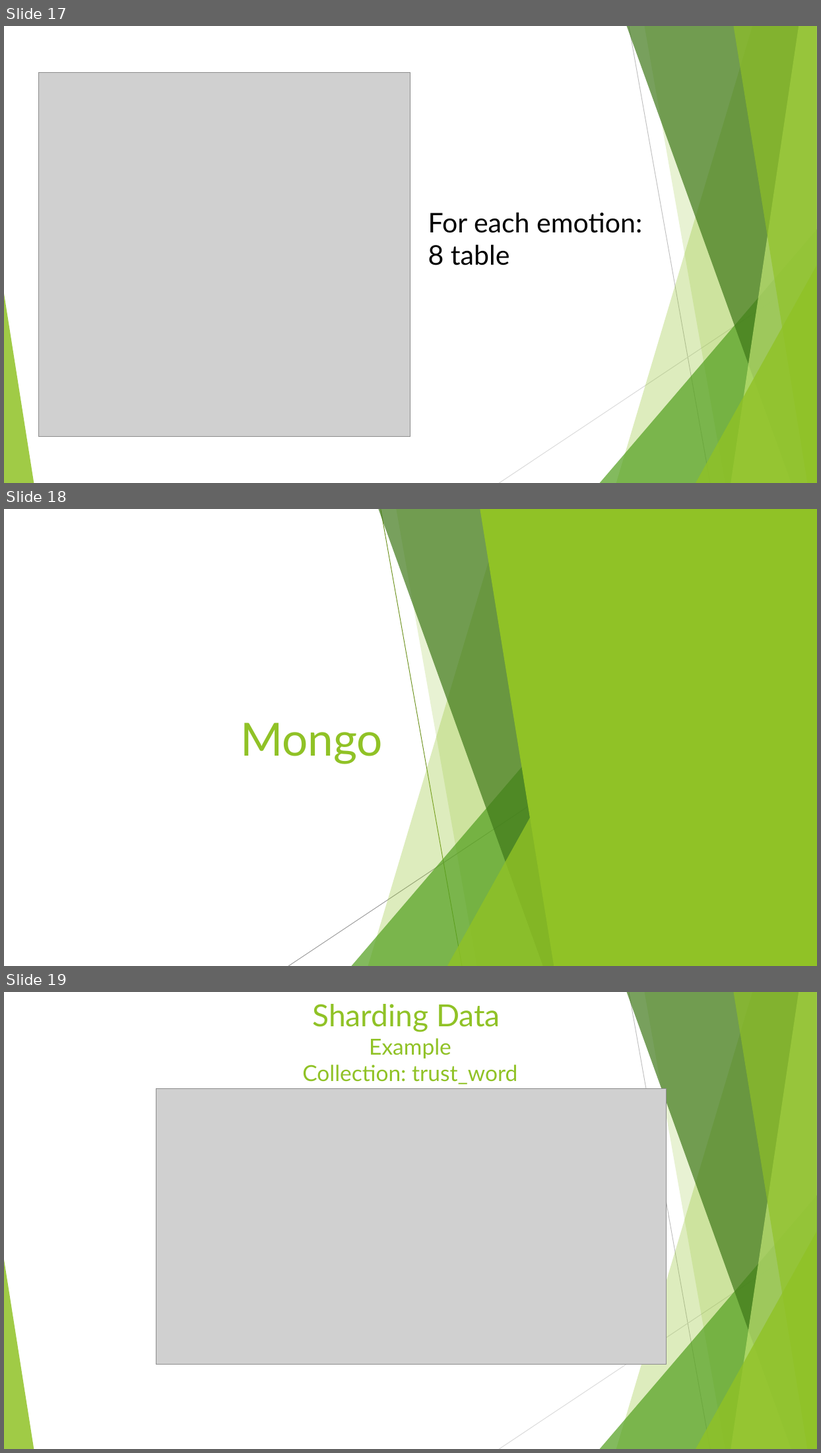
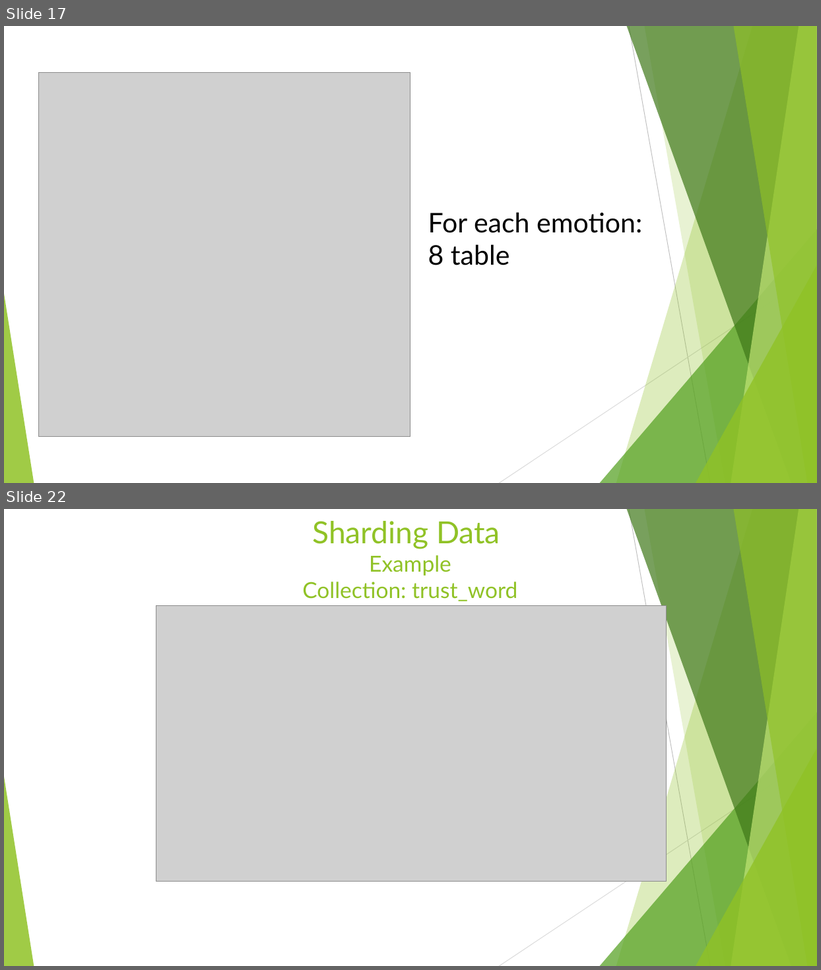
Before and after one commit to lucaMari94/mongodb-sentiment-analysis, a slide deck: silde/slide.pptx. Shown one above the other, each under a label of ours: slides 17, 18 and 19 before the commit, slides 17 and 22 after it; the slides between them are not shown. The pictures are 821x1453 and 821x970 pixels, drawn with LibreOffice and Linux fonts; fonts in the diff are those of the drawing; grey boxes stand for pictures. Boxes give left, top, right and bottom in pixels: in the first picture for what was removed or moved away, otherwise in the second. Text is boxed around its words. In the diff, an @@ line names an element or a change of style, - is before the commit and + after.

```diff
--- a/silde/slide.pptx
+++ b/silde/slide.pptx
@@ slide 18 removed at [4,509,817,966], background #FFFFFF; not listed: 8 template elements that a slide beside it also shows @@
@@ group removed at [4,509,817,966]: 5 freeform shapes, 3 triangles, 2 lines @@
@@ rectangle removed at [4,509,817,966] @@
@@ freeform shape removed at [480,509,817,966] @@
@@ title removed at [240,723,383,764] @@
-Mongo
@@ group removed at [289,509,607,966]: 3 freeform shapes, 2 lines, 2 triangles @@
@@ what was slide 19 is now slide 22 @@
```
Also in this commit, not shown: 2 slides changed, 6 slides added, 7 other files.
